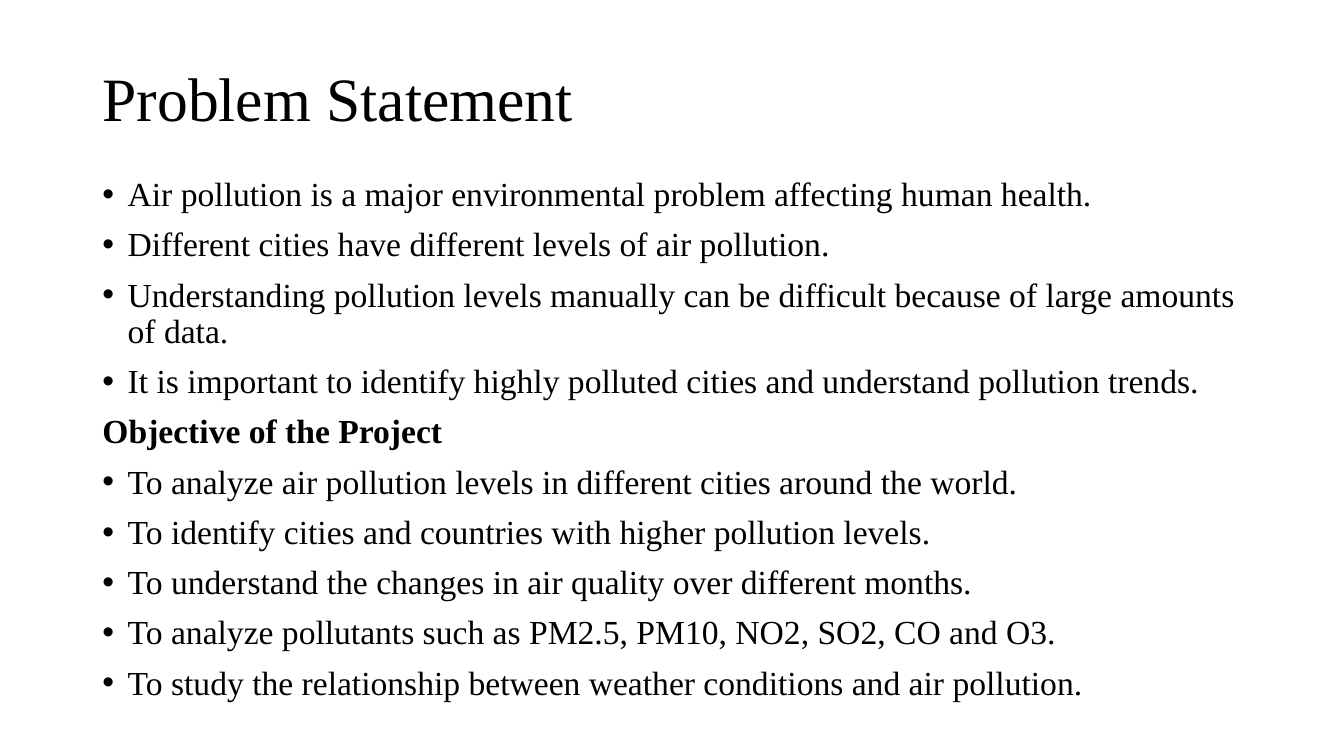
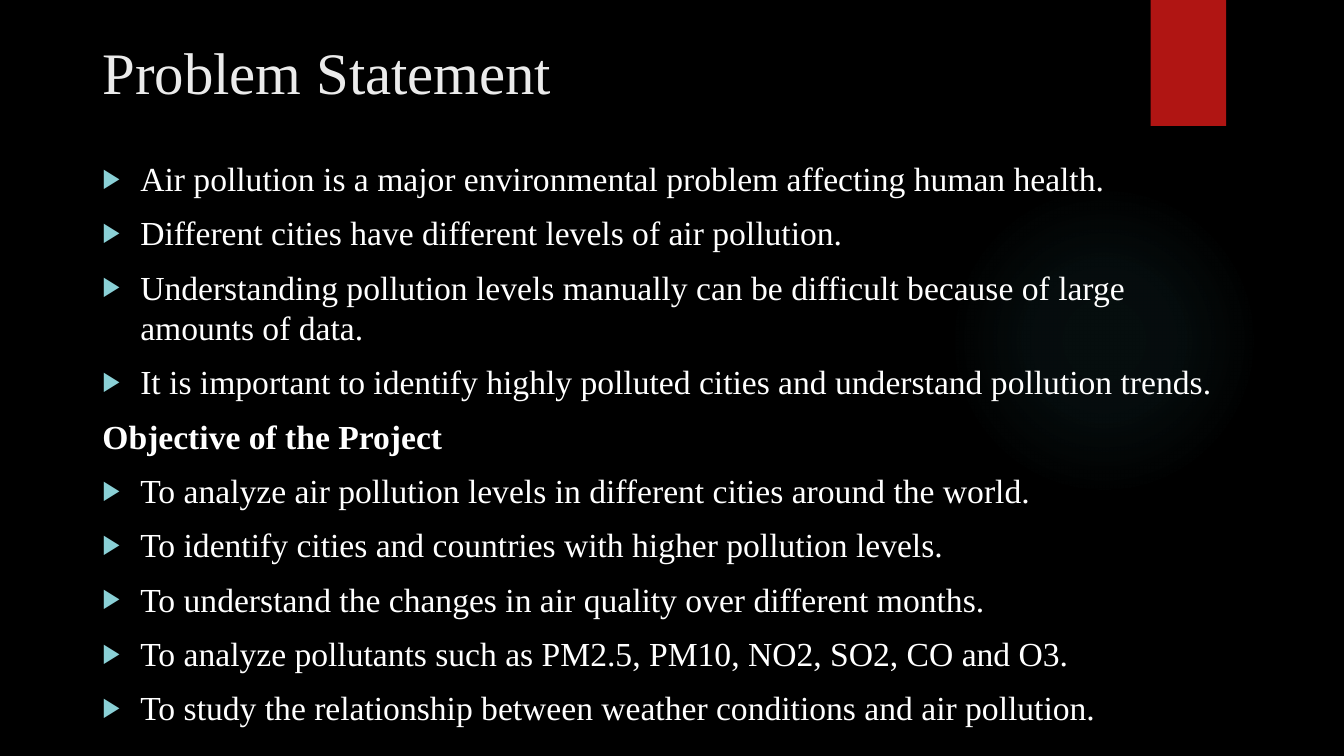
Before and after one commit to Indhu815/Global-Air-Quality-Analysis-and-Pollution-Trend, a slide deck: slide 2 of AIR QUALITY ANALYSIS AND POLLUTION TREND .pptx. Drawn at 1344x756 pixels with LibreOffice and Linux fonts; fonts in the diff are those of the drawing; background and template pictures are left out. Boxes give left, top, right and bottom in pixels: in the first picture for what was removed or moved away, otherwise in the second. Text is boxed around its words. In the diff, an @@ line names an element or a change of style, - is before the commit and + after.

```diff
--- a/AIR QUALITY ANALYSIS AND POLLUTION TREND .pptx
+++ b/AIR QUALITY ANALYSIS AND POLLUTION TREND .pptx
@@ background #FFFFFF to picture (left out) @@
@@ rectangle added at (1150, 0, 1226, 126), fill #B01513 @@
@@ title "Problem Statement": place and size @@
-title "Problem Statement" at (102, 78, 572, 122)
+title "Problem Statement" at (102, 53, 551, 95)
@@ title "Problem Statement" at (102, 53, 551, 95): size 44 to 42 pt, text colour #000000 to #EBEBEB; line spacing 0.9 to 1; vertical alignment middle to top @@
@@ text "Air pollution is a major ...": place and size @@
-text "Air pollution is a major ..." at (102, 182, 1235, 701)
+text "Air pollution is a major ..." at (102, 167, 1211, 672)
@@ text "Air pollution is a major ..." at (102, 167, 1211, 672): text colour #000000 to #FFFFFF; bullet • to ▶; line spacing 0.9 to 1 @@
@@ ellipse added at (949, 185, 1259, 495), fill gradient #50B9C1 @@
```
Also in this commit, not shown: 7 other slides changed.
